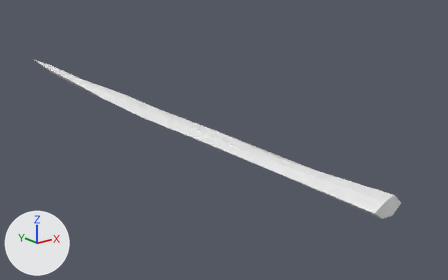
What one commit did to the glTF model godot/assets/waffen/modelle/degenklinge/t4_5.glb.
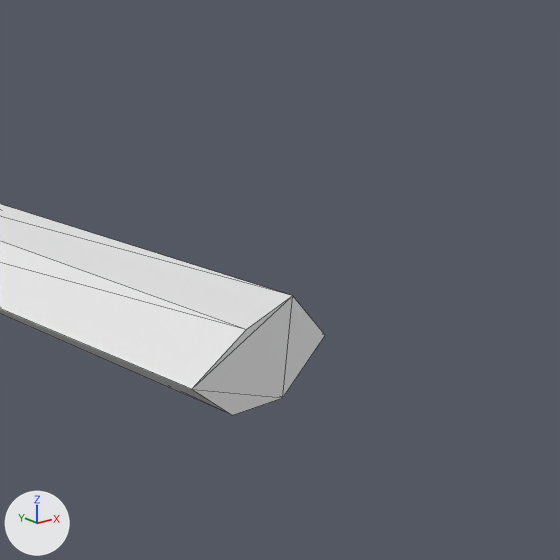
Each version appears first whole from a 50 mm camera at (-0.374, -0.158, 0.192) aimed at (0.088, 0.42, -0.039), and next in a close-up on the part from 75% to 100% of the width and 49% to 89% of the height. The axes (+X, +Y, +Z) are drawn at lower left. The lights are the same throughout. The older version's two pictures come first. The close-ups show mesh edges as thin lines. Vertices at exactly the same position are counted once.

In view in the first close-up: 'degenklinge_t4_5'.
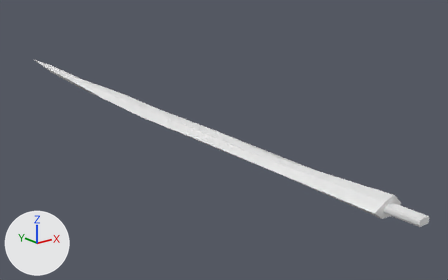
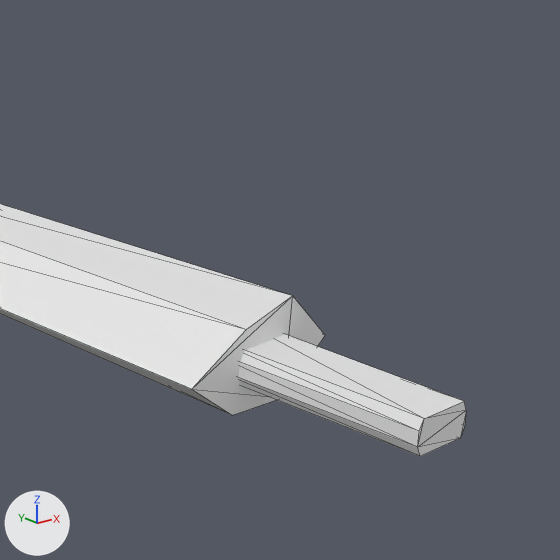
Location of each change, [x1, y1, x2, y2] in pixels of the close-ups (560 x 560 px):
```json
{"object": "degenklinge_t4_5", "change": "reshaped", "before": [0, 204, 325, 415], "after": [0, 204, 466, 456]}
{"part": 1, "of": "me_degenklinge_t4_5", "change": "added", "after": [239, 335, 466, 456]}
```

Scene script edits in JSON lines:
```json
{"block": "me_degenklinge_t4_5", "where": "# used by ob_degenklinge_t4_5; location = (0.0, 0.0, 0.0)"}
{"op": "remove", "block": "me_degenklinge_t4_5", "code": "me_degenklinge_t4_5.from_pydata(...)  # 43 vertices, 82 faces; spans x -0.017..0.046, y 0.107..0.912, z -0.009..0.009"}
{"op": "add", "block": "me_degenklinge_t4_5", "code": "me_degenklinge_t4_5.from_pydata(...)  # 59 vertices, 110 faces; spans x -0.017..0.046, y 0.075..0.912, z -0.009..0.009"}
{"block": "me_degenklinge_t4_5", "change": "me_degenklinge_t4_5 part 1: a new loose piece of 16 vertices spanning x -0.006..0.006, y 0.075..0.119, z -0.003..0.003, in mat_eis (white #e7e7e7)"}
```
